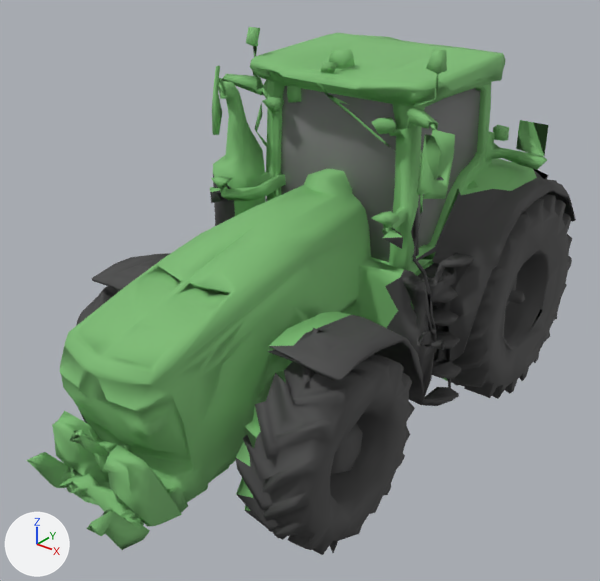
An edit to the glTF model assets/models/john-deere-8r.glb, drawn before and after from the same camera.
The view is the same before and after, from a 50 mm lens placed at (4.31, -5.71, 4.86), pointed at (-0.04, -0.27, 1.48). Lighting does not change. The marker at lower left points along +X, +Y and +Z. The picture after the commit comes second. Vertices at exactly the same position are counted once.

Script lines for the objects in view, before the commit:
```python
me_mesh_0 = bpy.data.meshes.new('Mesh_0')
me_mesh_0.from_pydata(...)  # 6911 vertices, 14318 faces; spans x -1.41..1.41, y -3.23..3.23, z 0.0..3.71
# faces by material slot: [10170, 96, 4052]
me_mesh_0.materials.append(mat_carrosserie)  # green #7cbc73
me_mesh_0.materials.append(mat_m0)  # grey #8a8a8a
me_mesh_0.materials.append(mat_pneu)  # dark grey #454545
ob_mesh_0 = bpy.data.objects.new('Mesh_0', me_mesh_0)
ob_mesh_0.location = (0.0, 0.0, 0.0)
```
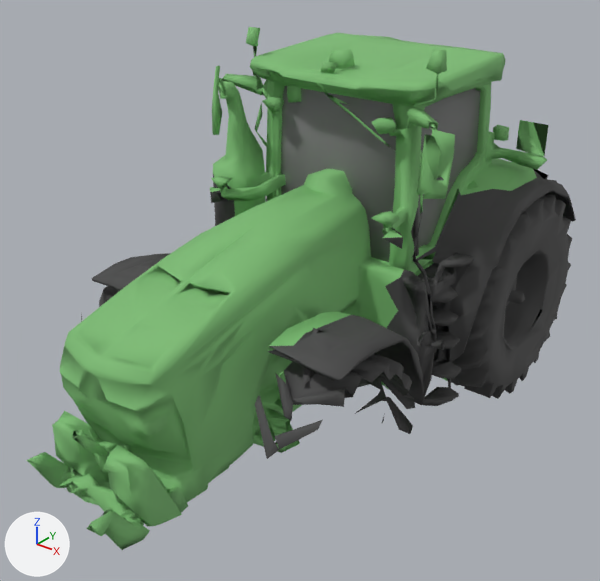
The change in detail:
me_mesh_0 is used by ob_mesh_0; location (0.0, 0.0, 0.0).
me_mesh_0 had 6911 vertices, 14318 faces and spanned x -1.41..1.41, y -3.23..3.23, z 0.0..3.71.
me_mesh_0 now has 6234 vertices, 12828 faces and spans x -1.41..1.41, y -3.23..3.23, z 0.0..3.71.
me_mesh_0 part 1: 3 vertices moved from x -1.07..-0.14, y -1.79..2.36, z 0.77..1.48 to x -1.09..-0.13, y -1.76..2.34, z 0.78..1.42; 389 vertices removed from x -1.37..-0.5, y -2.1..2.48, z 0.04..3.27; 45 vertices added at x -1.36..-0.5, y -2.0..2.58, z 0.48..3.25.
me_mesh_0 part 2: 2 vertices moved from x 1.21..1.27, y 1.3..2.12, z 0.77..1.22 to x 1.21..1.23, y 1.36..2.16, z 0.75..1.14; 357 vertices removed from x 0.1..1.41, y -3.0..2.77, z 0.03..2.11; 24 vertices added at x 0.57..1.4, y -1.86..2.47, z 0.41..2.25.
me_mesh_0 part 3: 1 vertex removed from x 0.89, y 0.1, z 3.46; 1 vertex added at x 0.88, y 0.01, z 3.41.

Changed parts and their boxes [x1, y1, x2, y2] in the pictures (600 x 581 px; the box of a moved part takes in the faces that stretch with it):
'Mesh_0', reshaped: before [27, 27, 576, 555]; after [27, 27, 576, 550]
part 1 of me_mesh_0, cut back (mostly hidden): before [76, 288, 115, 423]; after [99, 191, 276, 307]
part 2 of me_mesh_0, cut back: before [70, 194, 572, 555]; after [268, 189, 547, 434]
part 3 of me_mesh_0, moved or reshaped: before [362, 78, 436, 92]; after [362, 78, 427, 92]
